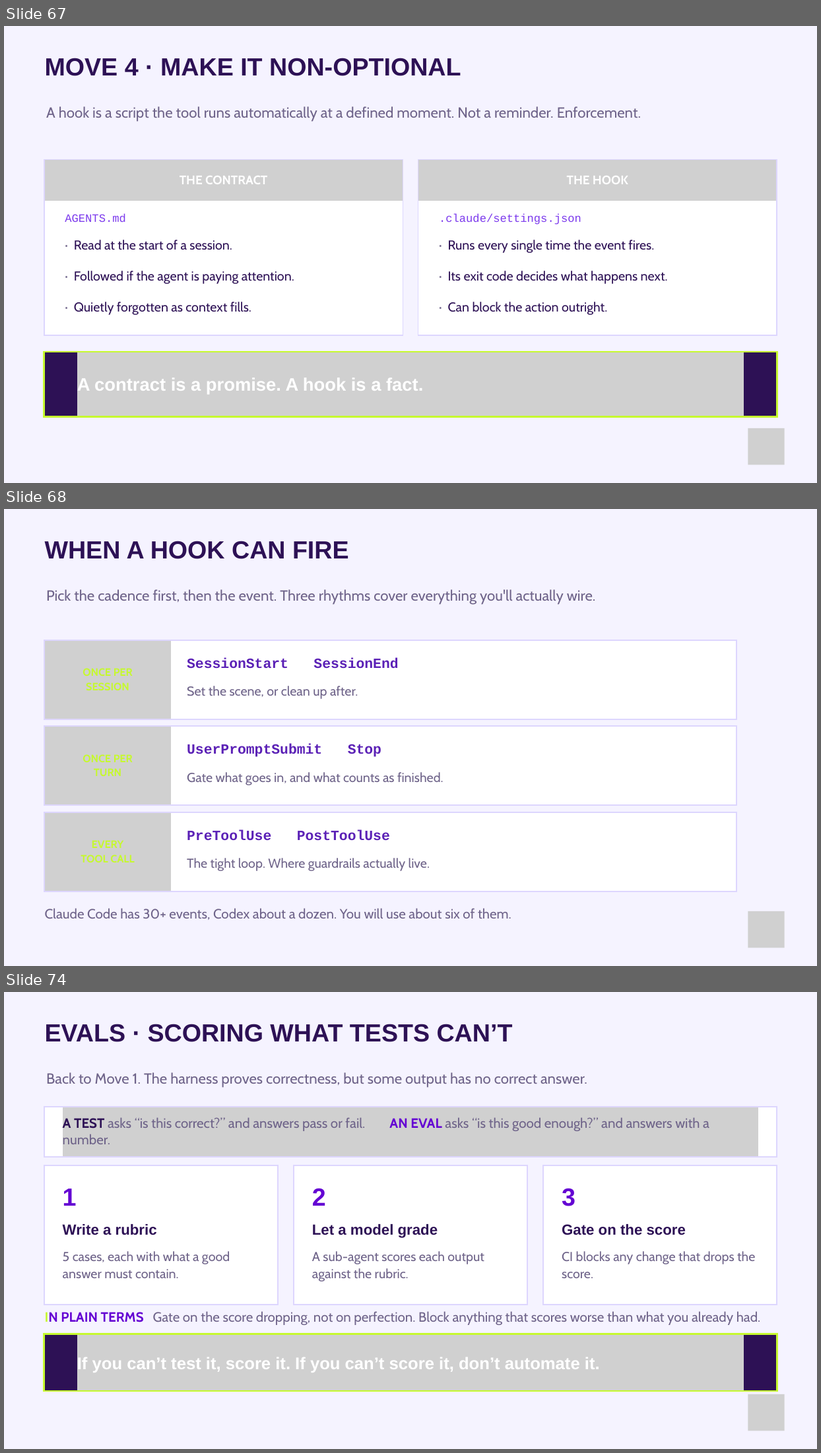
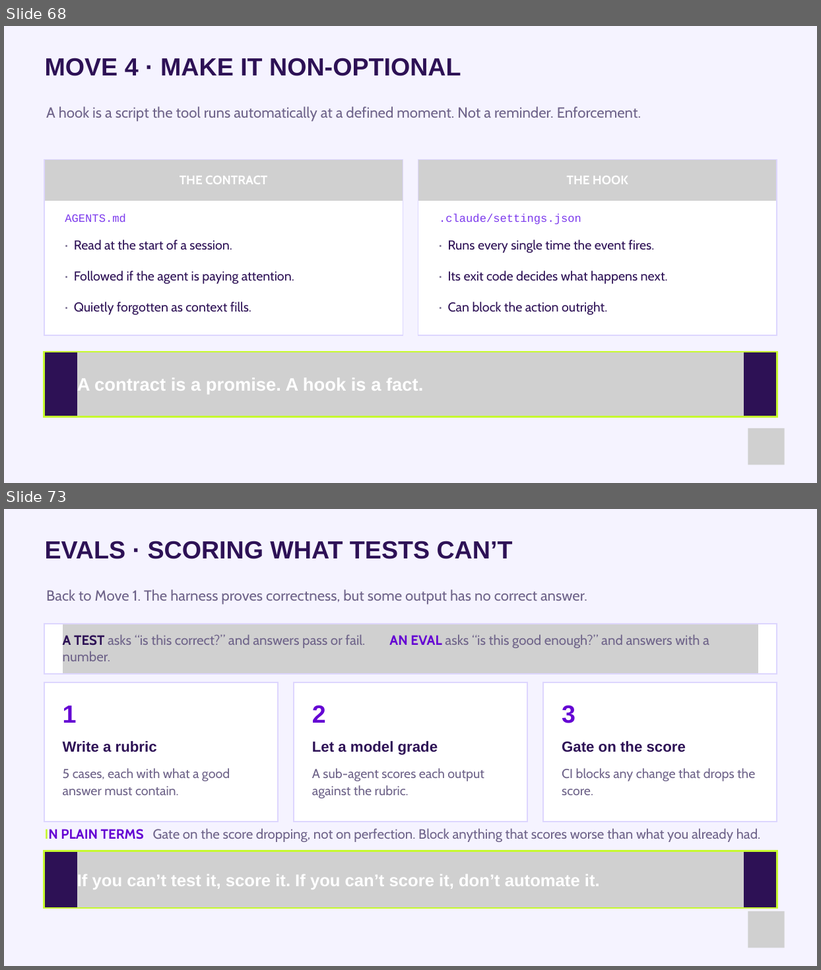
Before and after one commit to paulkeen/tca-habits, a slide deck: docs/Master_Back in the Code.pptx. Shown one above the other, each under a label of ours: slides 67, 68 and 74 before the commit, slides 68 and 73 after it; the slides between them are not shown. The pictures are 821x1453 and 821x970 pixels, drawn with LibreOffice and Linux fonts; fonts in the diff are those of the drawing; grey boxes stand for pictures. Boxes give left, top, right and bottom in pixels: in the first picture for what was removed or moved away, otherwise in the second. Text is boxed around its words. In the diff, an @@ line names an element or a change of style, - is before the commit and + after.

```diff
--- a/docs/Master_Back in the Code.pptx
+++ b/docs/Master_Back in the Code.pptx
@@ slide 68 removed at (x1=4, y1=509, x2=817, y2=966), background #F5F3FF @@
@@ text removed at (x1=45, y1=541, x2=349, y2=559) @@
-WHEN A HOOK CAN FIRE
@@ text removed at (x1=46, y1=590, x2=596, y2=605) @@
-Pick the cadence first, then the event. Three rhythms cover everything you'll actually wire.
@@ freeform shape removed at (x1=44, y1=640, x2=737, y2=720) @@
@@ freeform shape removed at (x1=45, y1=641, x2=171, y2=719) @@
@@ picture removed at (x1=45, y1=641, x2=171, y2=719) @@
@@ text removed at (x1=187, y1=657, x2=398, y2=669) @@
-SessionStart SessionEnd
@@ text removed at (x1=83, y1=668, x2=133, y2=691) @@
-ONCE PER
-SESSION
@@ text removed at (x1=187, y1=686, x2=358, y2=699) @@
-Set the scene, or clean up after.
@@ freeform shape removed at (x1=44, y1=727, x2=737, y2=806) @@
@@ freeform shape removed at (x1=45, y1=727, x2=171, y2=805) @@
@@ picture removed at (x1=45, y1=727, x2=171, y2=805) @@
@@ text removed at (x1=187, y1=744, x2=382, y2=757) @@
-UserPromptSubmit Stop
@@ text removed at (x1=83, y1=755, x2=133, y2=776) @@
-ONCE PER
-TURN
@@ text removed at (x1=187, y1=772, x2=444, y2=786) @@
-Gate what goes in, and what counts as finished.
@@ freeform shape removed at (x1=44, y1=813, x2=737, y2=892) @@
@@ freeform shape removed at (x1=45, y1=813, x2=171, y2=891) @@
@@ picture removed at (x1=45, y1=813, x2=171, y2=891) @@
@@ text removed at (x1=81, y1=840, x2=134, y2=863) @@
-EVERY
-TOOL CALL
@@ text removed at (x1=187, y1=830, x2=390, y2=841) @@
-PreToolUse PostToolUse
@@ text removed at (x1=187, y1=858, x2=430, y2=871) @@
-The tight loop. Where guardrails actually live.
@@ text removed at (x1=45, y1=908, x2=512, y2=920) @@
-Claude Code has 30+ events, Codex about a dozen. You will use about six of them.
@@ picture removed at (x1=748, y1=912, x2=785, y2=948) @@
@@ what was slide 67 is now slide 68 @@
@@ what was slide 74 is now slide 73 @@
```
Also in this commit, not shown: 7 slides changed, 2 slides added, 2 other slides removed, 2 other files.
